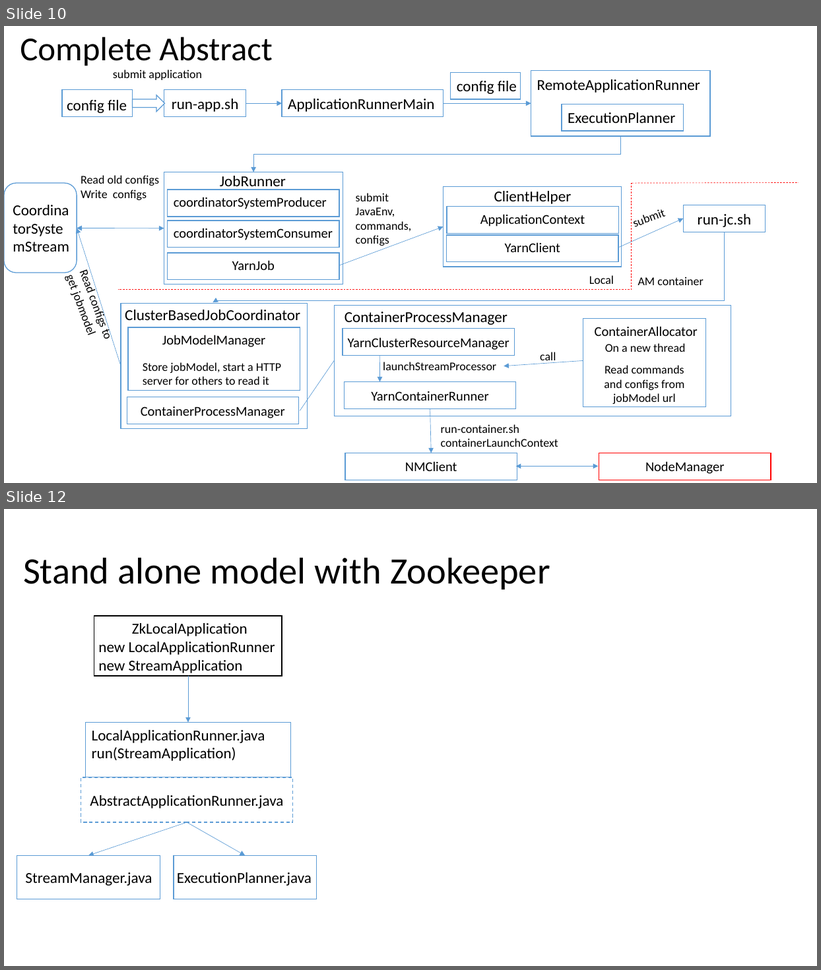
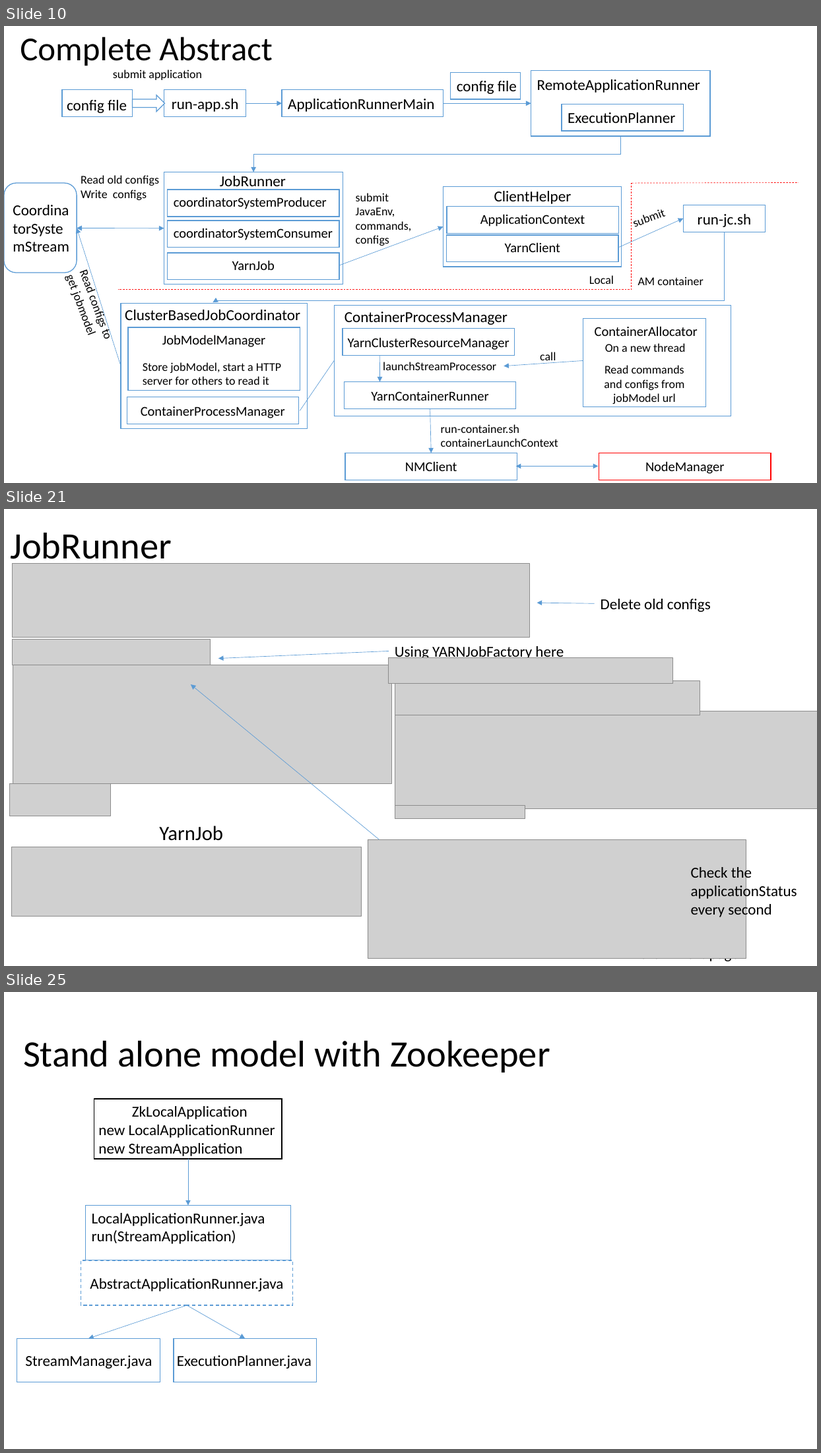
Before and after one commit to Swrrt/Samza-Documents, a slide deck: Documentation/SamzaStructure.pptx. Shown one above the other, each under a label of ours: slides 10 and 12 before the commit, slides 10, 21 and 25 after it; the slides between them are not shown. The pictures are 821x970 and 821x1453 pixels, drawn with LibreOffice and Linux fonts; fonts in the diff are those of the drawing; grey boxes stand for pictures. Boxes give left, top, right and bottom in pixels: in the first picture for what was removed or moved away, otherwise in the second. Text is boxed around its words. In the diff, an @@ line names an element or a change of style, - is before the commit and + after.

```diff
--- a/Documentation/SamzaStructure.pptx
+++ b/Documentation/SamzaStructure.pptx
@@ slide 21 added at box(4, 509, 817, 966), background #FFFFFF @@
@@ title added at box(10, 532, 172, 568), 44 pt, text #000000 @@
+JobRunner
@@ picture added at box(12, 564, 530, 638) @@
@@ arrow added from (595, 603) to (537, 603), #5B9BD5 0.5 pt @@
@@ text added at box(601, 599, 711, 612), 18 pt, text #000000 @@
+Delete old configs
@@ picture added at box(12, 639, 210, 665) @@
@@ text added at box(395, 646, 564, 658), 18 pt, text #000000 @@
+Using YARNJobFactory here
@@ picture added at box(13, 665, 392, 784) @@
@@ arrow added from (389, 651) to (218, 658), #5B9BD5 0.5 pt @@
@@ picture added at box(389, 658, 673, 683) @@
@@ arrow added from (379, 840) to (191, 685), #5B9BD5 0.5 pt @@
@@ picture added at box(395, 681, 700, 715) @@
@@ picture added at box(395, 712, 817, 809) @@
@@ picture added at box(9, 784, 111, 817) @@
@@ picture added at box(395, 806, 525, 819) @@
@@ text added at box(159, 826, 223, 841), 24 pt, text #000000 @@
+YarnJob
@@ picture added at box(368, 840, 746, 959) @@
@@ picture added at box(11, 847, 362, 917) @@
@@ text added at box(691, 865, 797, 919), 18 pt, text #000000 @@
+Check the applicationStatus every second
@@ text added at box(628, 958, 739, 964), 18 pt, text #000000 @@
+more in next page
@@ what was slide 12 is now slide 25 @@
```
Also in this commit, not shown: 1 slide changed, 12 other slides added.
